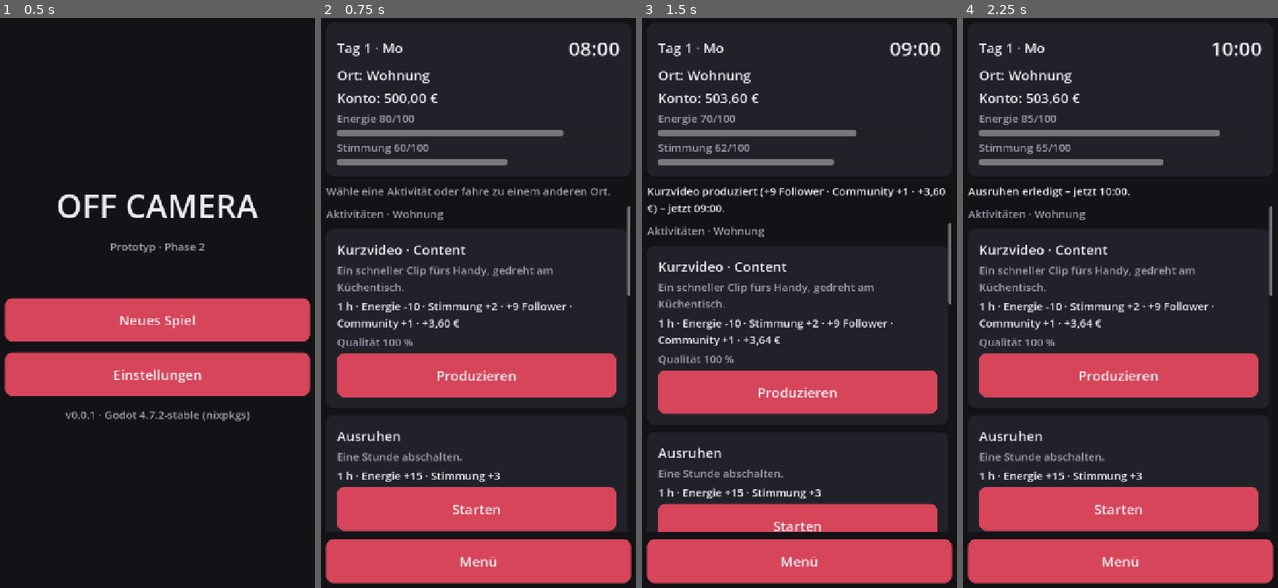
Above: before the commit, frames 1-4 (left to right).
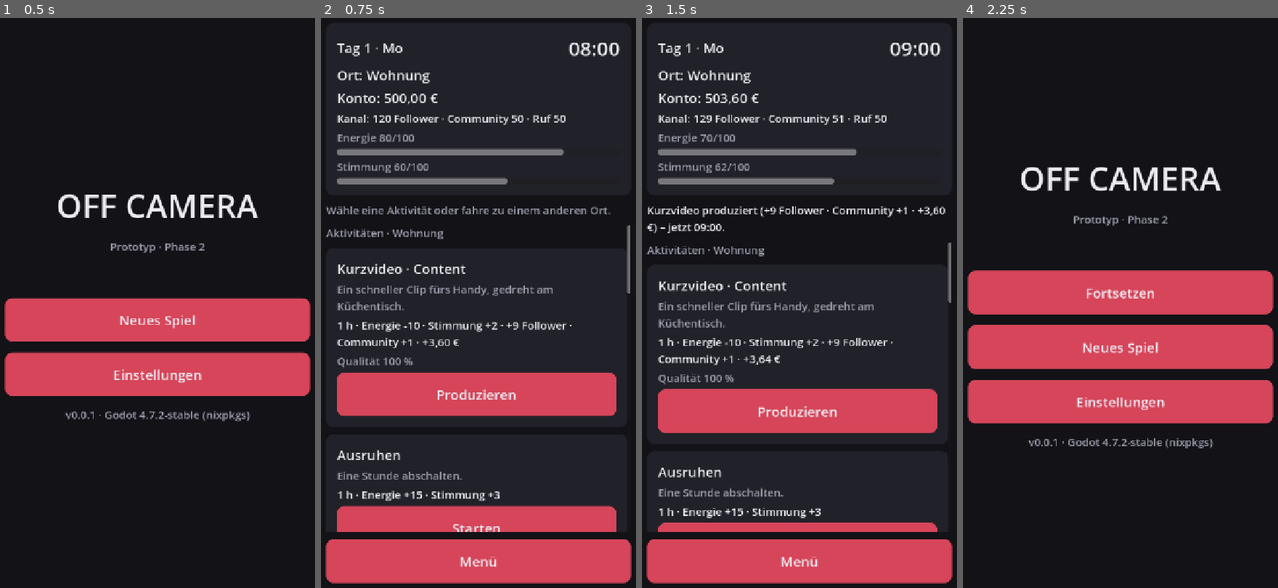
Above: after the commit, the same moments.

Repository: JanScharf265/OFFCamera
Game: Godot game, scene res://scenes/app/app.tscn
Same seed, same stepped clock (60 frames per second), same inputs: the game is played once before the commit and once after it.
Inputs:
- Up to frame 1 (0.5 s): no input
- Up to frame 2 (0.75 s): click "Neues Spiel" at 0.5 s
- Up to frame 3 (1.5 s): click "Produzieren" at 1.25 s
- Up to frame 4 (2.25 s): click "Starten" at 2 s

Frame 1 is identical in both runs. In frame 2, 20% of the frame differs, in the area x 1-99%, y 16-91%; in frame 3, 19%; in frame 4, 41%, in the area x 1-99%, y 4-100%.

Commit message:
Phase 3, Ticket 3.5: Karriere-UI mit Kanal-Verlauf
Kanal im HUD, Kanal-Karte mit Wachstumsbremse, Community-Stimmung und Ruf,
Kanal-Verlauf mit Begründung jeder Änderung (auch wenn Bremse oder Grenze
gekürzt haben). Abnahme-Checkliste für das iPhone in der Roadmap.
196/196 Tests grün.

Co-Authored-By: Claude Opus 5.5 <noreply@anthropic.com>

Diff:
--- a/scripts/systems/channel_system.gd
+++ b/scripts/systems/channel_system.gd
@@ -60,6 +60,12 @@
 	@warning_ignore("integer_division")
 	var gain := (raw_gain * (MAX_FOLLOWERS - followers) + MAX_FOLLOWERS / 2) / MAX_FOLLOWERS
 	return mini(gain, MAX_FOLLOWERS - followers)
+
+
+## Anteil (%) neuer Follower, der wegen der Wachstumsbremse ankommt (100 bei 0 Followern, 0 am Maximum).
+@warning_ignore("integer_division")
+func growth_percent() -> int:
+	return (MAX_FOLLOWERS - followers) * 100 / MAX_FOLLOWERS
 
 
 ## Wendet Änderungen wie {"followers": 80, "community": -5} an und protokolliert sie.
--- a/scripts/ui/activity_text.gd
+++ b/scripts/ui/activity_text.gd
@@ -68,9 +68,42 @@
 	var parts := PackedStringArray()
 	var followers: int = deltas.get("followers", 0)
 	if followers != 0:
-		parts.append("%+d Follower" % followers)
+		parts.append("%s Follower" % signed_int(followers))
 	for key in ["community", "reputation"]:
 		var change: int = deltas.get(key, 0)
 		if change != 0:
 			parts.append("%s %+d" % [CHANNEL_SHORT_LABELS[key], change])
 	return parts
+
+
+## Ganze Zahl mit Tausenderpunkten, z. B. 12345 -> "12.345".
+static func format_int(value: int) -> String:
+	var digits := str(absi(value))
+	var grouped := ""
+	for i in digits.length():
+		if i > 0 and (digits.length() - i) % 3 == 0:
+			grouped += "."
+		grouped += digits[i]
+	return ("-" if value < 0 else "") + grouped
+
+
+## Mit Vorzeichen, z. B. "+1.200" / "-35".
+static func signed_int(value: int) -> String:
+	return ("+" if value > 0 else "") + format_int(value)
+
+
+## Eine Zeile im Kanal-Verlauf: "Tag 1 · 08:20  Livestream · Qualität 100 %" und die Änderung,
+## z. B. "+17 Follower · Community +2" oder mit Hinweis, wenn Bremse/Grenze gekürzt hat.
+static func channel_change_text(change) -> Array[String]:
+	var head := "%s  %s" % [TimeSystemScript.format_stamp(change.time_minutes), change.reason]
+	var applied := channel_parts(change.applied)
+	var detail := " · ".join(applied) if not applied.is_empty() else "keine Änderung"
+	if change.was_limited():
+		var causes := PackedStringArray()
+		for key in change.requested:
+			if int(change.applied.get(key, 0)) != int(change.requested[key]):
+				var cause := "Wachstumsbremse" if key == "followers" and change.requested[key] > 0 else "Grenze erreicht"
+				if cause not in causes:
+					causes.append(cause)
+		detail += " (gewünscht: %s · %s)" % [" · ".join(channel_parts(change.requested)), ", ".join(causes)]
+	return [head, detail]
--- a/scripts/ui/game_screen.gd
+++ b/scripts/ui/game_screen.gd
@@ -1,7 +1,7 @@
 extends VBoxContainer
 
-## Spielansicht: HUD (Datum, Uhrzeit, Ort, Konto, Werte), Content-Formate und Aktivitäten am aktuellen
-## Ort, nächste Termine, Stadtkarte mit Fahrten, letzte Buchungen.
+## Spielansicht: HUD (Datum, Uhrzeit, Ort, Konto, Kanal, Werte), Content-Formate und Aktivitäten am aktuellen
+## Ort, nächste Termine, Stadtkarte mit Fahrten, Kanal mit Verlauf (warum sich Werte geändert haben), letzte Buchungen.
 ## Ist ein Ereignis offen, ersetzt es die Liste, bis entschieden ist.
 ## Zeigt nur an und ruft Systeme auf – Regeln stehen in den Systemen.
 ##
@@ -21,11 +21,13 @@
 const LedgerSystemScript := preload("res://scripts/systems/ledger_system.gd")
 const LocationSystemScript := preload("res://scripts/systems/location_system.gd")
 const PlayerStatsScript := preload("res://scripts/models/player_stats.gd")
+const ChannelSystemScript := preload("res://scripts/systems/channel_system.gd")
 const ActivityText := preload("res://scripts/ui/activity_text.gd")
 const CityMapScript := preload("res://scripts/ui/city_map.gd")
 const UiStyle := preload("res://scripts/ui/ui_style.gd")
 
 const RECENT_ENTRY_COUNT := 5
+const RECENT_CHANNEL_COUNT := 5
 const UPCOMING_APPOINTMENT_COUNT := 2
 ## Hat sich die Liste zwischen Antippen und Loslassen weiter bewegt,
 ## war es ein Scrollen, kein Tippen – die Aktion startet dann nicht.
@@ -37,6 +39,13 @@
 var _clock_label: Label
 var _location_label: Label
 var _balance_label: Label
+var _channel_label: Label
+var _followers_label: Label
+var _growth_label: Label
+## "community"/"reputation" -> Label bzw. ProgressBar
+var _channel_score_labels := {}
+var _channel_score_bars := {}
+var _channel_history: VBoxContainer
 var _stat_labels := {}
 var _stat_bars := {}
 var _feedback_label: Label
@@ -119,6 +128,12 @@
 	content.add_child(_map)
 	content.add_child(_build_location_panel())
 
+	content.add_child(UiStyle.section_label("Kanal"))
+	content.add_child(_build_channel_panel())
+	content.add_child(UiStyle.section_label("Kanal-Verlauf"))
+	_channel_history = _list("ChannelHistory", 8)
+	content.add_child(_channel_history)
+
 	content.add_child(UiStyle.section_label("Letzte Buchungen"))
 	_ledger_list = _list("LedgerList", 8)
 	content.add_child(_ledger_list)
@@ -162,6 +177,10 @@
 	_balance_label = UiStyle.label("")
 	_balance_label.name = "BalanceLabel"
 	box.add_child(_balance_label)
+
+	_channel_label = UiStyle.label("", UiStyle.SMALL_FONT_SIZE)
+	_channel_label.name = "ChannelLabel"
+	box.add_child(_channel_label)
 
 	for key in PlayerStatsScript.KEYS:
 		var stat_label := UiStyle.label("", UiStyle.SMALL_FONT_SIZE, UiStyle.MUTED)
@@ -175,6 +194,31 @@
 		box.add_child(bar)
 		_stat_bars[key] = bar
 	return hud
+
+
+func _build_channel_panel() -> Control:
+	var panel := UiStyle.card()
+	var box := VBoxContainer.new()
+	box.add_theme_constant_override("separation", 8)
+	panel.add_child(box)
+	_followers_label = UiStyle.label("", UiStyle.LARGE_FONT_SIZE)
+	_followers_label.name = "FollowersLabel"
+	box.add_child(_followers_label)
+	_growth_label = UiStyle.wrapping_label("", UiStyle.SMALL_FONT_SIZE, UiStyle.MUTED)
+	_growth_label.name = "GrowthLabel"
+	box.add_child(_growth_label)
+	for key in ["community", "reputation"]:
+		var label := UiStyle.label("", UiStyle.SMALL_FONT_SIZE, UiStyle.MUTED)
+		box.add_child(label)
+		_channel_score_labels[key] = label
+		var bar := ProgressBar.new()
+		bar.min_value = 0
+		bar.max_value = ChannelSystemScript.MAX_SCORE
+		bar.show_percentage = false
+		bar.custom_minimum_size.y = 14
+		box.add_child(bar)
+		_channel_score_bars[key] = bar
+	return panel
 
 
 func _build_location_panel() -> Control:
@@ -446,6 +490,7 @@
 	_refresh_activities()
 	_refresh_appointments()
 	_refresh_location_panel()
+	_refresh_channel()
 	_refresh_ledger_list()
 	_refresh_event()
 
@@ -596,6 +641,33 @@
 		state_changed.emit()
 
 
+func _refresh_channel() -> void:
+	var channel := _game.channel
+	_channel_label.text = "Kanal: %s Follower · Community %d · Ruf %d" % [
+			ActivityText.format_int(channel.followers), channel.community, channel.reputation]
+	_followers_label.text = "%s Follower" % ActivityText.format_int(channel.followers)
+	_growth_label.text = "Wachstumsbremse: %d %% neuer Follower kommen an (Maximum %s)." % [
+			channel.growth_percent(), ActivityText.format_int(ChannelSystemScript.MAX_FOLLOWERS)]
+	for key in _channel_score_labels:
+		var value := channel.get_value(key)
+		_channel_score_labels[key].text = "%s %d/%d" % [ChannelSystemScript.LABELS[key], value, ChannelSystemScript.MAX_SCORE]
+		_channel_score_bars[key].value = value
+
+	_clear(_channel_history)
+	var history := channel.get_history()
+	if history.is_empty():
+		_channel_history.add_child(UiStyle.label("Noch keine Änderungen.", UiStyle.SMALL_FONT_SIZE, UiStyle.MUTED))
+		return
+	var oldest_shown := maxi(history.size() - RECENT_CHANNEL_COUNT, 0)
+	for i in range(history.size() - 1, oldest_shown - 1, -1):
+		var lines := ActivityText.channel_change_text(history[i])
+		var row := VBoxContainer.new()
+		row.add_theme_constant_override("separation", 2)
+		row.add_child(UiStyle.wrapping_label(lines[0], UiStyle.SMALL_FONT_SIZE))
+		row.add_child(UiStyle.wrapping_label(lines[1], UiStyle.SMALL_FONT_SIZE, UiStyle.MUTED))
+		_channel_history.add_child(row)
+
+
 func _refresh_ledger_list() -> void:
 	_clear(_ledger_list)
 	var entries := _game.ledger.get_entries()
--- a/tests/test_ui.gd
+++ b/tests/test_ui.gd
@@ -8,6 +8,7 @@
 const ActivityCatalogScript := preload("res://scripts/systems/activity_catalog.gd")
 const TimeSystemScript := preload("res://scripts/systems/time_system.gd")
 const SaveSystemScript := preload("res://scripts/systems/save_system.gd")
+const ChannelSystemScript := preload("res://scripts/systems/channel_system.gd")
 
 const TEST_SAVE_PATH := "user://test_ui_savegame.json"
 
@@ -249,6 +250,40 @@
 	assert_eq((_find(app, "EventPanel") as Control).visible, false)
 	assert_eq(app.game.channel.community, 46)
 	assert_eq(app.game.events.is_resolved("tech_failure@3"), true)
+	app.free()
+
+
+func test_number_formatting() -> void:
+	assert_eq(ActivityText.format_int(0), "0")
+	assert_eq(ActivityText.format_int(1234567), "1.234.567")
+	assert_eq(ActivityText.signed_int(1200), "+1.200")
+	assert_eq(ActivityText.signed_int(-35), "-35")
+
+
+func test_channel_change_text_explains_brake_and_limits() -> void:
+	var channel := ChannelSystemScript.new(TimeSystemScript.new(TimeSystemScript.at(1, 8, 20)), 500000, 98)
+	var braked := channel.apply({"followers": 2000, "community": 5}, "content", "Livestream · Qualität 100 %")
+	var lines := ActivityText.channel_change_text(braked)
+	assert_eq(lines[0], "Tag 1 · 08:20  Livestream · Qualität 100 %")
+	assert_eq(lines[1], "+1.000 Follower · Community +2 (gewünscht: +2.000 Follower · Community +5 · Wachstumsbremse, Grenze erreicht)")
+	var plain := channel.apply({"reputation": -3}, "event", "Shitstorm: Aussitzen")
+	assert_eq(ActivityText.channel_change_text(plain)[1], "Ruf -3")
+
+
+func test_channel_panel_and_history_after_livestream() -> void:
+	var app := _start_app()
+	if app == null:
+		return
+	_press(app, "NewGameButton")
+	assert_eq((_find(app, "ChannelLabel") as Label).text, "Kanal: 120 Follower · Community 50 · Ruf 50")
+	assert_true(_screen_has_text(app, "Noch keine Änderungen."), "Leerzustand fehlt")
+	_travel(app, "studio")
+	_press(app, "ContentButton_livestream")
+	assert_eq((_find(app, "ChannelLabel") as Label).text, "Kanal: 137 Follower · Community 52 · Ruf 50")
+	assert_eq((_find(app, "FollowersLabel") as Label).text, "137 Follower")
+	assert_eq((_find(app, "GrowthLabel") as Label).text, "Wachstumsbremse: 99 % neuer Follower kommen an (Maximum 1.000.000).")
+	assert_true(_screen_has_text(app, "Tag 1 · 08:20  Livestream · Qualität 100 %"), "Begründung fehlt im Verlauf")
+	assert_true(_screen_has_text(app, "+17 Follower · Community +2"), "Änderung fehlt im Verlauf")
 	app.free()
 
 
Not shown, changed: CHANGELOG.md
Not shown, changed: README.md
Not shown, changed: docs/ARCHITECTURE.md
Not shown, changed: docs/ROADMAP.md
